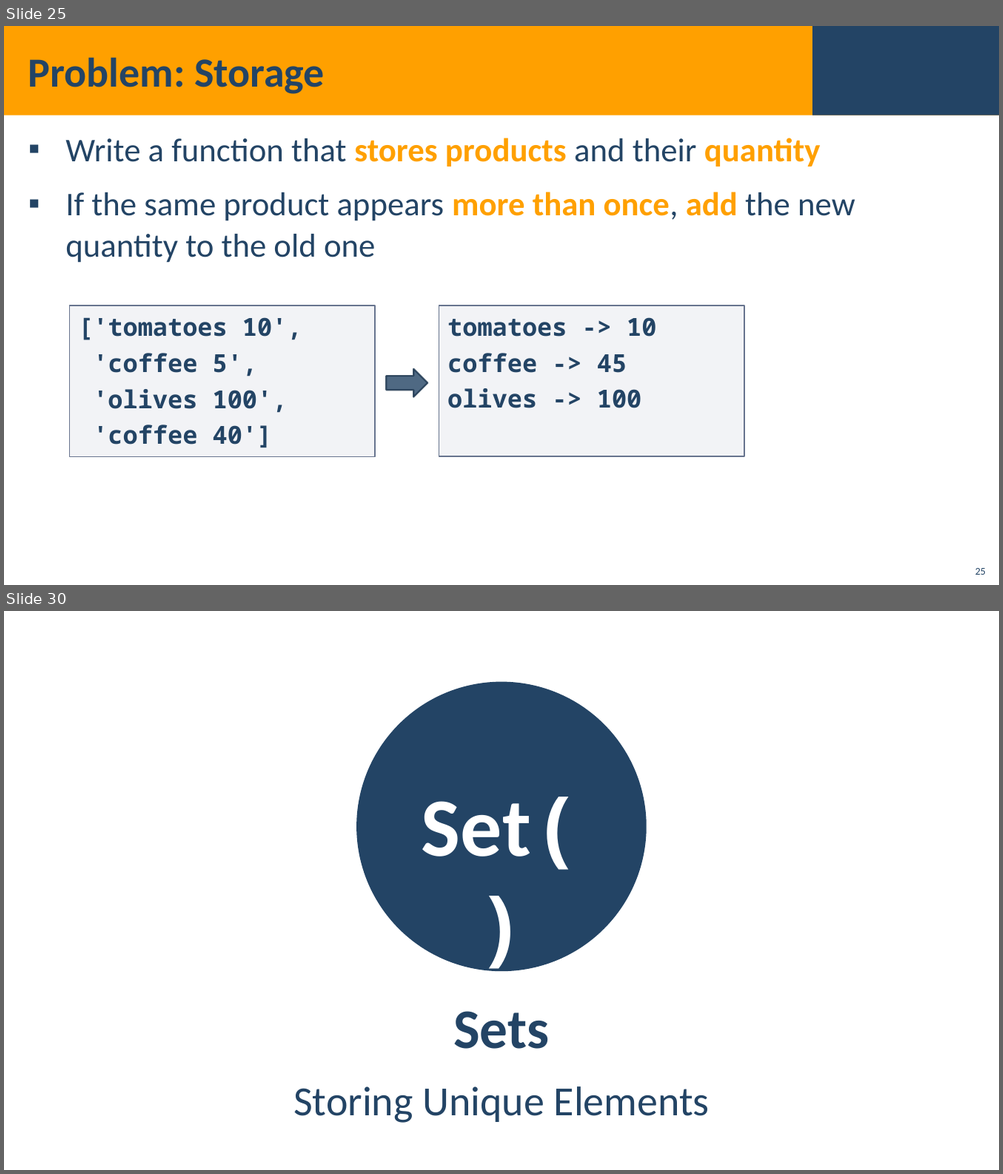
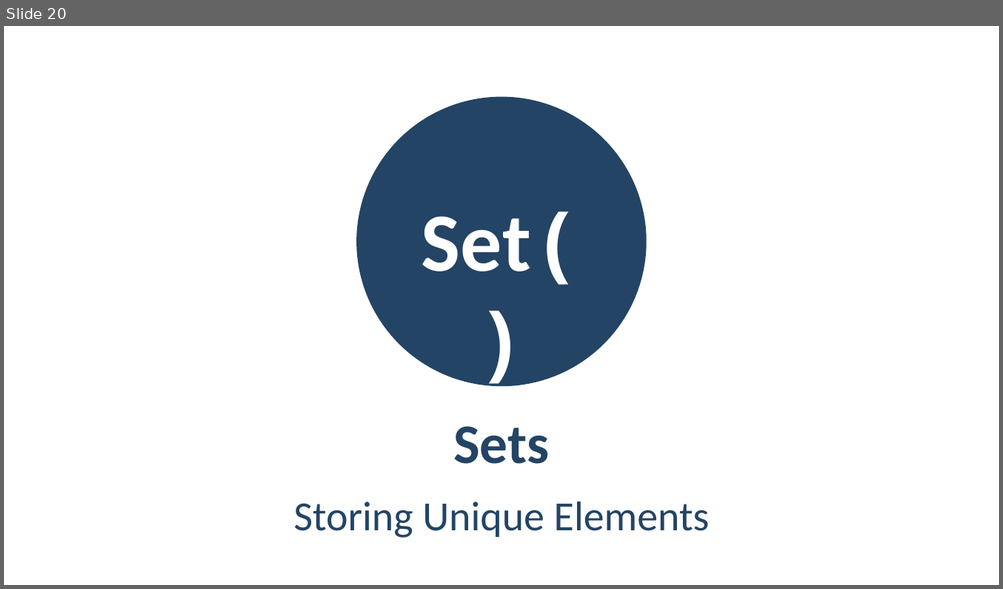
Before and after one commit to vvvenkov/softuni, a slide deck: 02programmingFundamentals/07associateArrays/08. JS-Fundamentals-Associative-Arrays.pptx. Shown one above the other, each under a label of ours: slides 25 and 30 before the commit, slide 20 after it; the slides between them are not shown. The pictures are 1003x1174 and 1003x589 pixels, drawn with LibreOffice and Linux fonts; fonts in the diff are those of the drawing; background and template pictures are left out. Boxes give left, top, right and bottom in pixels: in the first picture for what was removed or moved away, otherwise in the second. Text is boxed around its words. In the diff, an @@ line names an element or a change of style, - is before the commit and + after.

```diff
--- a/02programmingFundamentals/07associateArrays/08. JS-Fundamentals-Associative-Arrays.pptx
+++ b/02programmingFundamentals/07associateArrays/08. JS-Fundamentals-Associative-Arrays.pptx
@@ slide 25 removed at bbox=[4, 26, 999, 585], background picture (left out) @@
@@ rectangle removed at bbox=[4, 26, 999, 116] @@
@@ rectangle removed at bbox=[812, 26, 999, 116] @@
@@ title removed at bbox=[28, 57, 324, 94] @@
-Problem: Storage
@@ text removed at bbox=[65, 138, 855, 263] @@
-▪ Write a function that stores products and their quantity
-▪ If the same product appears more than once, add the new quantity to the old one
@@ rectangle removed at bbox=[70, 306, 375, 457] @@
-['tomatoes 10',
-'coffee 5',
-'olives 100',
-'coffee 40']
@@ rectangle removed at bbox=[439, 306, 745, 457] @@
-tomatoes -> 10
-coffee -> 45
-olives -> 100
@@ right arrow removed at bbox=[386, 369, 428, 397] @@
@@ page number removed at bbox=[975, 568, 985, 575] @@
-25
@@ what was slide 30 is now slide 20 @@
```
Also in this commit, not shown: 2 slides changed, 1 slide added, 10 other slides removed, 17 other files.
